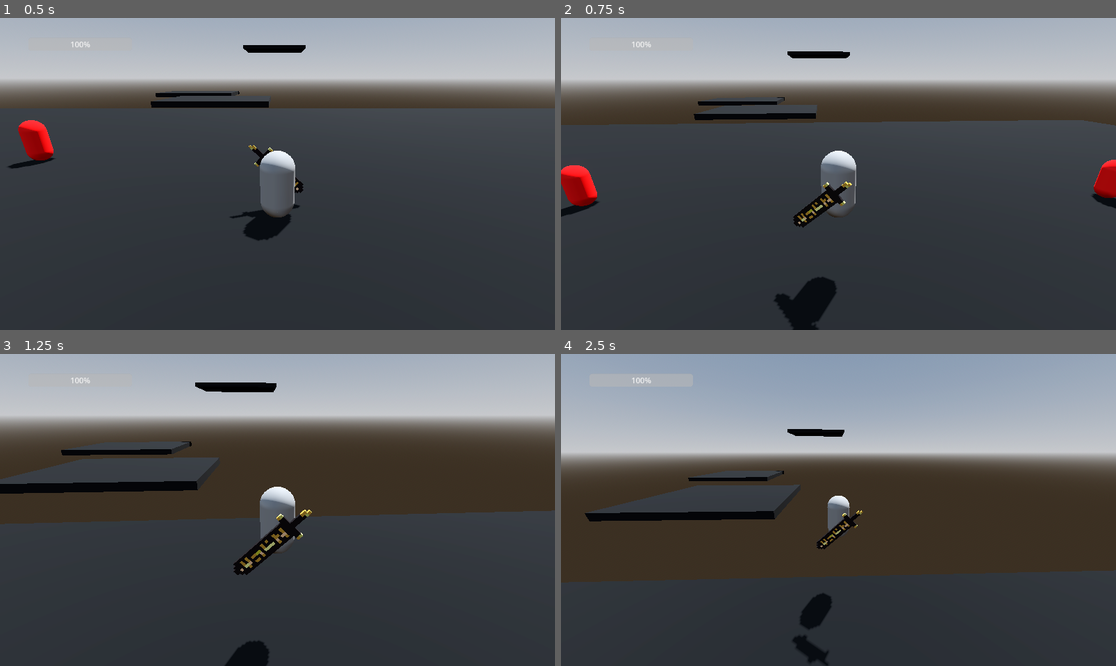
Above: before the commit, frames 1-4 (two rows, left to right).
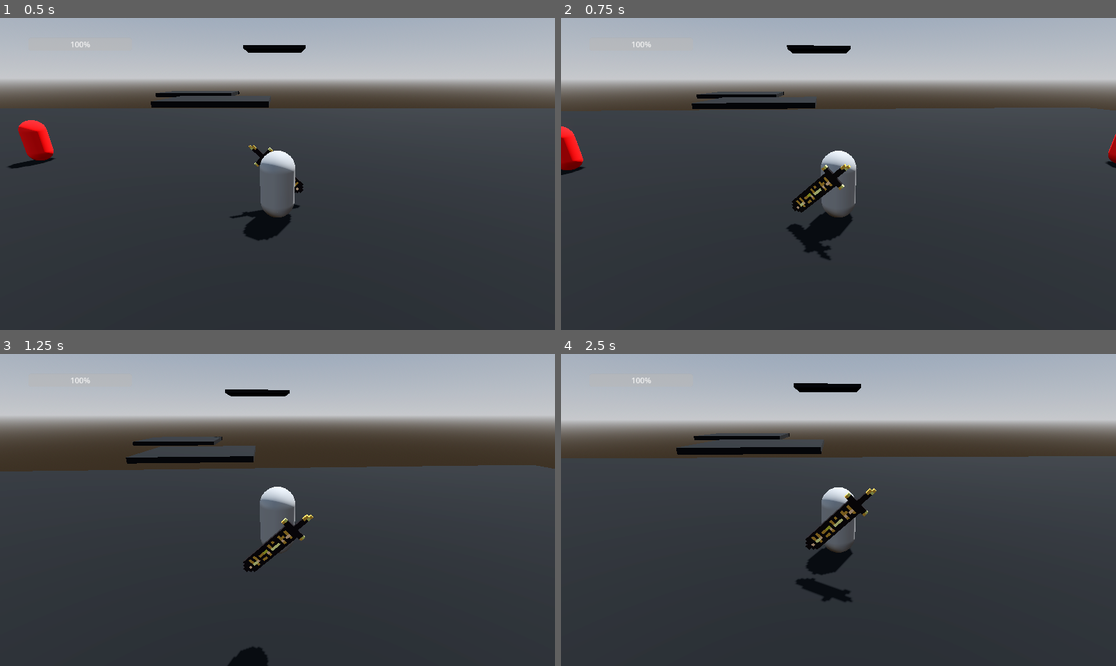
Above: after the commit, the same moments.

Repository: ChristopherBotha/CanonSavio
Game: Godot game, scene res://levels/World.tscn
The game is run twice, just before and just after one commit, with the same random seed, the same clock (stepped at 60 frames per second) and the same inputs.
Inputs (mouse positions are in pixels of both pictures, inside the frame that each line leads up to):
- Up to frame 1 (0.5 s): no input
- Up to frame 2 (0.75 s): tap Enter (ui_accept) at 0.5 s; move the mouse to (866, 174) at 0.52 s; press the mouse at (866, 174) at 0.53 s; hold W (up) from 0.53 s (still down)
- Up to frame 3 (1.25 s): keep holding W (up); tap Space (jump) at 0.77, 1.07 s; right-click (305, 510) at 0.8 s
- Up to frame 4 (2.5 s): keep holding W (up); move the mouse to (810, 510) at 1.27 s; release the mouse at (810, 510) at 1.28 s; right-click (810, 510) at 1.35 s; tap Space (jump) at 1.52, 1.82 s; tap Shift (sprint) at 1.55 s; move the mouse to (849, 503) at 2.02 s; hold Shift (sprint) from 2.03 s (still down); tap Enter (ui_accept) at 2.3 s

Frame 1 is identical in both runs. In frame 2, 9.7% of the frame differs, in the area x 0-100%, y 8-100%; in frame 3, 18%; in frame 4, 51%, in the area x 0-100%, y 4-100%.

Commit message:
state Machine

Diff:
--- /dev/null
+++ b/Player/Aim.gd
@@ -0,0 +1,8 @@
+extends PlayerState
+
+func enter(_msg := {}) -> void:
+		pass
+
+
+func physics_update(_delta: float) -> void:
+	pass
--- /dev/null
+++ b/Player/Chain.gd
@@ -0,0 +1,8 @@
+extends PlayerState
+
+func enter(_msg := {}) -> void:
+		pass
+
+
+func physics_update(_delta: float) -> void:
+	pass
--- /dev/null
+++ b/Player/Dash.gd
@@ -0,0 +1,20 @@
+extends PlayerState
+
+func enter(_msg := {}) -> void:
+	if _msg.has("do_dash"):
+		owner.dashing = true
+		owner.dash()
+
+func physics_update(delta: float) -> void:
+
+	if owner.velocity.y < 0:
+		state_machine.transition_to("Fall", {do_fall = true})
+	elif owner.is_on_floor() and owner.dir != Vector3.ZERO and Input.is_action_pressed("sprint") and owner.dashing == false:
+		state_machine.transition_to("Run", {do_Run = true})
+	elif owner.is_on_floor() and owner.dir != Vector3.ZERO and owner.dashing == false:
+		state_machine.transition_to("Walk", {dp_walk = true})
+	elif owner.is_on_floor() and owner.dir == Vector3.ZERO and owner.dashing == false:
+		state_machine.transition_to("Idle", {do_Idle = true})
+
+
+	pass
--- /dev/null
+++ b/Player/Fall.gd
@@ -0,0 +1,10 @@
+extends PlayerState
+
+func enter(_msg := {}) -> void:
+
+		pass
+
+
+func physics_update(_delta: float) -> void:
+#	owner.velocity = owner.velocity.lerp(Vector3.ZERO, owner.airFriction)
+	pass
--- a/Player/Idle.gd
+++ b/Player/Idle.gd
@@ -5,4 +5,14 @@
 
 
 func physics_update(_delta: float) -> void:
-	pass
+
+	if owner.dir != Vector3.ZERO and Input.is_action_pressed("sprint"):
+		state_machine.transition_to("Run",{do_run = true})
+	elif owner.dir != Vector3.ZERO:
+		state_machine.transition_to("Walk", {do_walk = true})
+	elif Input.is_action_just_pressed("jump"):
+		state_machine.transition_to("Jump", {do_jump = true})
+	elif Input.is_action_just_pressed("dash"):
+		state_machine.transition_to("Dash", {do_dash = true})
+#	elif owner.velocity.y < 0 and !owner.is_on_floor():
+#		state_machine.transition_to("Fall", {do_fall = true})
--- /dev/null
+++ b/Player/Jump.gd
@@ -0,0 +1,26 @@
+extends PlayerState
+
+func enter(_msg := {}) -> void:
+	if _msg.has("do_jump"):
+		while owner.velocity.y < owner.maxJumpHeight:
+			owner.velocity.y += owner.JUMP_VELOCITY
+		pass
+
+
+func physics_update(_delta: float) -> void:
+
+	if owner.sprinting == true:
+			owner.SPEED = owner.maxSpeed
+
+	if owner.is_on_floor() and owner.dir != Vector3.ZERO and Input.is_action_pressed("sprint"):
+		state_machine.transition_to("Run", {do_Run = true})
+	elif owner.is_on_floor() and owner.dir != Vector3.ZERO :
+		state_machine.transition_to("Walk", {dp_walk = true})
+		owner.sprinting = false
+		owner.sprintFalse()
+	elif owner.is_on_floor() and owner.dir == Vector3.ZERO:
+		state_machine.transition_to("Idle", {do_Idle = true})
+		owner.sprinting = false
+		owner.sprintFalse()
+
+	pass
--- a/Player/Player.gd
+++ b/Player/Player.gd
@@ -4,7 +4,18 @@
 var SPEED = 5.0
 var JUMP_VELOCITY = 4.5
 var dashSpeed = 200
-var dashing : bool = false
+
+
+var dashing = false
+#	set(new_value):
+#		dashing = new_value
+#	get:
+#		return dashing
+
+var sprinting : bool = false
+var jumping : bool = false
+var attacking : bool = false
+
 
 # Get the gravity from the project settings to be synced with RigidBody nodes.
 var gravity = ProjectSettings.get_setting("physics/3d/default_gravity")
@@ -22,6 +33,7 @@
 var friction : float = 0.05
 var airFriction : float = 0.07
 
+@onready var state_name = $State_Machine
 @onready var body = $Body
 @onready var back = $Body/Back
 @onready var camera = $Camera_Orbit/h/v/SpringArm3D/Camera3D
@@ -31,21 +43,16 @@
 var h_rot
 
 func _physics_process(delta):
+	# Add the gravity.
 
-	print($Body/RayCast3D.get_collision_point())
-	# Add the gravity.
-	velocity.y -= gravity * delta
-
-	# Handle Jump.
-	if Input.is_action_pressed("ui_accept") and is_on_floor():
-		while velocity.y < maxJumpHeight:
-			velocity.y += JUMP_VELOCITY
+	if !is_on_floor():
+		velocity.y -= gravity * delta
 
 	# Get the input direction and handle the movement/deceleration.
 	# As good practice, you should replace UI actions with custom gameplay actions.
-
-	sprinting(delta)
-	dash(delta)
+	sprintFalse()
+	handleInput(delta)
+	handle_animaton()
 	move_and_slide()
 
 func handleInput(delta):
@@ -55,15 +62,15 @@
 	var input_dir = Vector3(Input.get_action_strength("right") - Input.get_action_strength("left"),0,
 				Input.get_action_strength("down") - Input.get_action_strength("up")).rotated(Vector3.UP, h_rot).normalized()
 
-#	var direction = (transform.basis * Vector3(input_dir.x, 0, input_dir.y)).normalized()
 	dir = input_dir
 
+	#rotate body accroding to mouse input
 	if input_dir.z != 0 or input_dir.x != 0 :
 		body.rotation.y = lerp_angle(body.rotation.y, atan2(input_dir.x, input_dir.z), delta * 5)
 
+
 	if input_dir and !is_on_floor():
 		velocity = velocity.lerp(Vector3(input_dir.x * SPEED, velocity.y, input_dir.z * SPEED), airFriction )
-
 	elif !is_on_floor():
 		velocity.z = move_toward(velocity.z, 0, airFriction)
 		velocity.x = move_toward(velocity.x, 0, airFriction)
@@ -73,31 +80,43 @@
 
 	elif is_on_floor() and input_dir == Vector3.ZERO:
 		velocity = velocity.lerp(Vector3(0.0, velocity.y, 0.0), friction )
+		velocity.y = 0.0
 
 	else:
-		velocity.x = move_toward(velocity.x, 0, SPEED)
-		velocity.z = move_toward(velocity.z, 0, SPEED)
+		velocity = velocity.lerp(Vector3(input_dir.x,0.0,input_dir.z) * SPEED, momentum )
+#		velocity.x = move_toward(velocity.x, 0, SPEED)
+#		velocity.z = move_toward(velocity.z, 0, SPEED)
 
-func sprinting(delta):
+func sprint():
 	if Input.is_action_pressed("sprint"):
 		SPEED = maxSpeed
-		handleInput(delta)
 		camera.near = move_toward(camera.near, 0.5, 0.02)
+	elif Input.is_action_just_released("sprint"):
+		sprinting = false
+
+func sprintFalse():
+	if sprinting == false:
+		SPEED = 5.0
+		camera.near = move_toward(camera.near, 0.8, 0.02)
+
+func dash():
+	if dashing == true and is_on_floor():
+		SignalBus.emit_signal("delayChange")
+
+		var where = $Body/RayCast3D.get_collision_point()
+		if dir != Vector3.ZERO:
+			velocity = velocity.direction_to(Vector3(where.x, 0.0, where.z)) * dashSpeed
+			velocity = velocity.lerp(Vector3.ZERO, 0.2 )
+		elif dir == Vector3.ZERO:
+			velocity = velocity.direction_to(Vector3(where.x, 0.0, where.z)) * dashSpeed
+			velocity = velocity.lerp(Vector3.ZERO, 1.3 )
+		velocity = velocity.move_toward(Vector3.ZERO, 0.2 )
+
+		await get_tree().create_timer(1).timeout
+		dashing = false
+
 	else:
 		SPEED = 5.0
-		handleInput(delta)
-		camera.near = move_toward(camera.near, 0.8, 0.02)
-
-func dash(delta):
-	if Input.is_action_just_pressed("dash") and dashing == false:
-		dashing = true
-		var where = $Body/RayCast3D.get_collision_point()
-		velocity = where
-		await get_tree().create_timer(3).timeout
-		dashing = false
-	else:
-		SPEED = 5.0
-		handleInput(delta)
 
 func _unhandled_input(event: InputEvent) -> void:
 	if event is InputEventMouseButton:
@@ -106,9 +125,11 @@
 	if event.is_action_pressed("ui_cancel"):
 		Input.set_mouse_mode(Input.MOUSE_MODE_VISIBLE)
 
-
 func _on_hand_body_entered(body):
 	if body.is_in_group("Enemies"):
 		SignalBus.emit_signal("releaseVictim",null)
 
-	pass # Replace with function body.
+func handle_animaton():
+	for j in state_name.get_children():
+		if state_name.state.name == j.get_name():
+			pass
--- a/Player/Player.tscn
+++ b/Player/Player.tscn
@@ -9,6 +9,13 @@
 [ext_resource type="ArrayMesh" uid="uid://8m40bfpr1i3" path="res://weapons/Sword-0-Sword.obj" id="6_dphkx"]
 [ext_resource type="Texture2D" uid="uid://butna4rf3v77n" path="res://weapons/Sword-0-Sword.png" id="7_bk4g1"]
 [ext_resource type="PackedScene" uid="uid://bgeptktrjpeup" path="res://weapons/chain.tscn" id="7_cliux"]
+[ext_resource type="Script" path="res://Player/Dash.gd" id="10_d7xi5"]
+[ext_resource type="Script" path="res://Player/Walk.gd" id="11_hf8yi"]
+[ext_resource type="Script" path="res://Player/Run.gd" id="12_3hqwf"]
+[ext_resource type="Script" path="res://Player/Jump.gd" id="13_6u450"]
+[ext_resource type="Script" path="res://Player/Chain.gd" id="14_rjbxq"]
+[ext_resource type="Script" path="res://Player/Aim.gd" id="15_uf4uc"]
+[ext_resource type="Script" path="res://Player/Fall.gd" id="16_v33u0"]
 
 [sub_resource type="CapsuleShape3D" id="CapsuleShape3D_5u2jp"]
 
@@ -16,6 +23,9 @@
 
 [sub_resource type="StandardMaterial3D" id="StandardMaterial3D_64tf8"]
 albedo_texture = ExtResource("7_bk4g1")
+
+[sub_resource type="BoxShape3D" id="BoxShape3D_dj31n"]
+size = Vector3(0.3, 1.8, 0.2)
 
 [sub_resource type="BoxShape3D" id="BoxShape3D_0y4bp"]
 size = Vector3(1, 1, 0.122059)
@@ -46,6 +56,14 @@
 mesh = ExtResource("6_dphkx")
 skeleton = NodePath("../../../..")
 surface_material_override/0 = SubResource("StandardMaterial3D_64tf8")
+
+[node name="Area3D" type="Area3D" parent="Body/Back/holsterSword"]
+collision_mask = 4
+linear_damp_space_override = 1
+
+[node name="CollisionShape3D" type="CollisionShape3D" parent="Body/Back/holsterSword/Area3D"]
+transform = Transform3D(0.693414, -0.720539, 0, 0.720539, 0.693414, -3.72529e-09, 0, -4.65661e-10, 1, 0.228489, -0.291688, -0.0611179)
+shape = SubResource("BoxShape3D_dj31n")
 
 [node name="Chain2" parent="Body" instance=ExtResource("7_cliux")]
 transform = Transform3D(1, 0, 0, 0, 1, 0, 0, 0, 1, 0, 0, 0.573027)
@@ -88,4 +106,25 @@
 [node name="Idle" type="Node" parent="State_Machine"]
 script = ExtResource("5_ttj82")
 
+[node name="Dash" type="Node" parent="State_Machine"]
+script = ExtResource("10_d7xi5")
+
+[node name="Walk" type="Node" parent="State_Machine"]
+script = ExtResource("11_hf8yi")
+
+[node name="Run" type="Node" parent="State_Machine"]
+script = ExtResource("12_3hqwf")
+
+[node name="Jump" type="Node" parent="State_Machine"]
+script = ExtResource("13_6u450")
+
+[node name="Chain" type="Node" parent="State_Machine"]
+script = ExtResource("14_rjbxq")
+
+[node name="Aim" type="Node" parent="State_Machine"]
+script = ExtResource("15_uf4uc")
+
+[node name="Fall" type="Node" parent="State_Machine"]
+script = ExtResource("16_v33u0")
+
 [connection signal="body_entered" from="Body/hand" to="." method="_on_hand_body_entered"]
--- /dev/null
+++ b/Player/Run.gd
@@ -0,0 +1,18 @@
+extends PlayerState
+
+func enter(_msg := {}) -> void:
+	if _msg.has("do_run"):
+		owner.sprinting = true
+
+func physics_update(_delta: float) -> void:
+
+	owner.sprint()
+
+	if Input.is_action_just_pressed("jump"):
+		state_machine.transition_to("Jump", {do_jump = true})
+	elif owner.dir != Vector3.ZERO  and owner.sprinting == false:
+		state_machine.transition_to("Walk", {do_walk = true})
+	elif owner.dir == Vector3.ZERO and owner.sprinting == false:
+		state_machine.transition_to("Idle")
+	elif Input.is_action_just_pressed("dash"):
+		state_machine.transition_to("Dash", {do_dash = true})
--- /dev/null
+++ b/Player/Walk.gd
@@ -0,0 +1,19 @@
+extends PlayerState
+
+func enter(_msg := {}) -> void:
+		pass
+
+
+func physics_update(delta: float) -> void:
+
+	owner.handleInput(delta)
+
+	if Input.is_action_just_pressed("jump"):
+		state_machine.transition_to("Jump", {do_jump = true})
+	elif owner.dir != Vector3.ZERO and Input.is_action_pressed("sprint"):
+		state_machine.transition_to("Run",{do_run= true})
+	elif owner.dir == Vector3.ZERO:
+		state_machine.transition_to("Idle", {do_Idle = true})
+	elif Input.is_action_just_pressed("dash"):
+		state_machine.transition_to("Dash", {do_dash = true})
+	pass
--- a/Player/holsterSword.gd
+++ b/Player/holsterSword.gd
@@ -1,6 +1,6 @@
 extends Marker3D
 
-var player = owner
+@onready var player = owner
 var player_pos
 
 @export var delay : float = 0.2
@@ -8,17 +8,27 @@
 @export  var x_axis = 0.5
 @export  var z_axis = 0.5
 
+var delayed = false
+
 # Called when the node enters the scene tree for the first time.
 func _ready():
-
+	SignalBus.connect("delayChange", delayChange)
 #	var tween = get_tree().create_tween().set_loops()
 #	tween.tween_property(self, "position:y", owner.global_position.y + 0.2, 2).as_relative()
 #	tween.tween_property(self, "position:y", owner.global_position.y + -0.2, 2).as_relative()
 	pass
+
 # Called every frame. 'delta' is the elapsed time since the previous frame.
 func _process(delta):
+	print(delay)
 
 	player_pos = Vector3(owner.back.global_position.x ,owner.back.global_position.y, owner.back.global_position.z)
 
 	global_position = global_position.lerp(player_pos, delay)
 	rotation = owner.body.rotation
+
+func delayChange():
+	delay = 0.9
+	await get_tree().create_timer(1).timeout
+	var tween = create_tween()
+	tween.tween_property(self,"delay",0.2,0.1)
--- a/scripts/SignalBus.gd
+++ b/scripts/SignalBus.gd
@@ -20,3 +20,5 @@
 #moveplatform
 signal movePlatform()
 signal releaseVictim(val)
+
+signal delayChange(val)
--- a/weapons/Chain.gd
+++ b/weapons/Chain.gd
@@ -9,7 +9,6 @@
 
 # Called every frame. 'delta' is the elapsed time since the previous frame.
 func _process(delta):
-	print(chained)
 
 	if $RayCast3D.is_colliding():
 		if $RayCast3D.get_collider().is_in_group("Enemies") and chained == false:
Not shown: 1 places in Player/Player.tscn that only renumber resources
